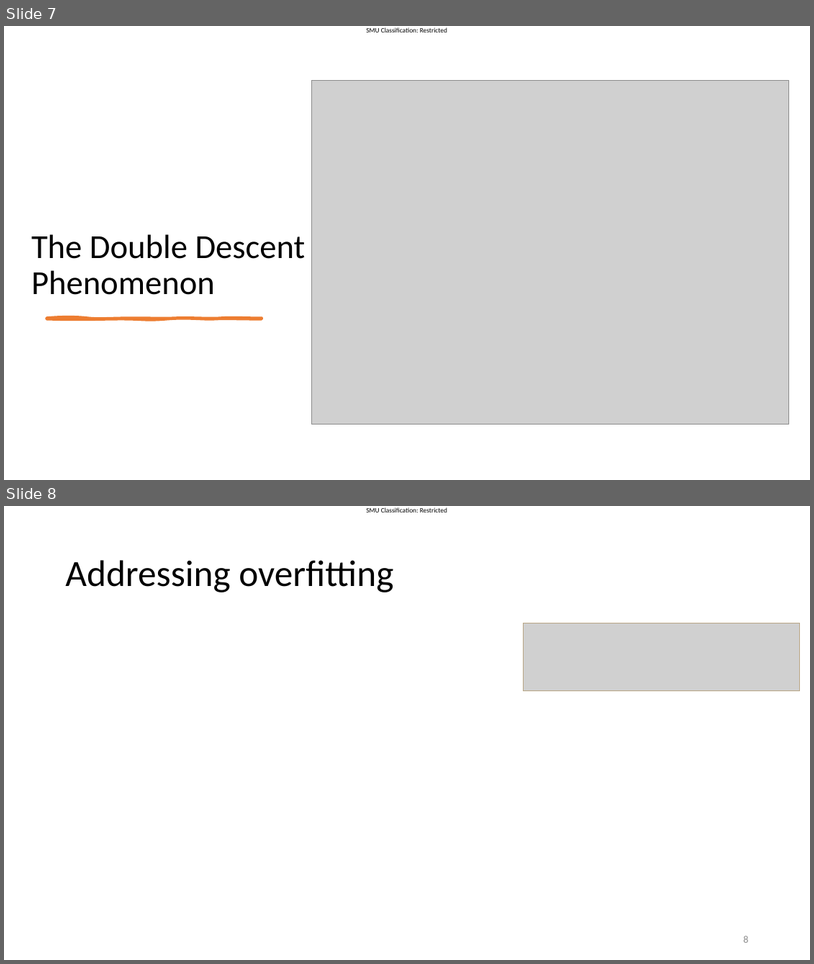
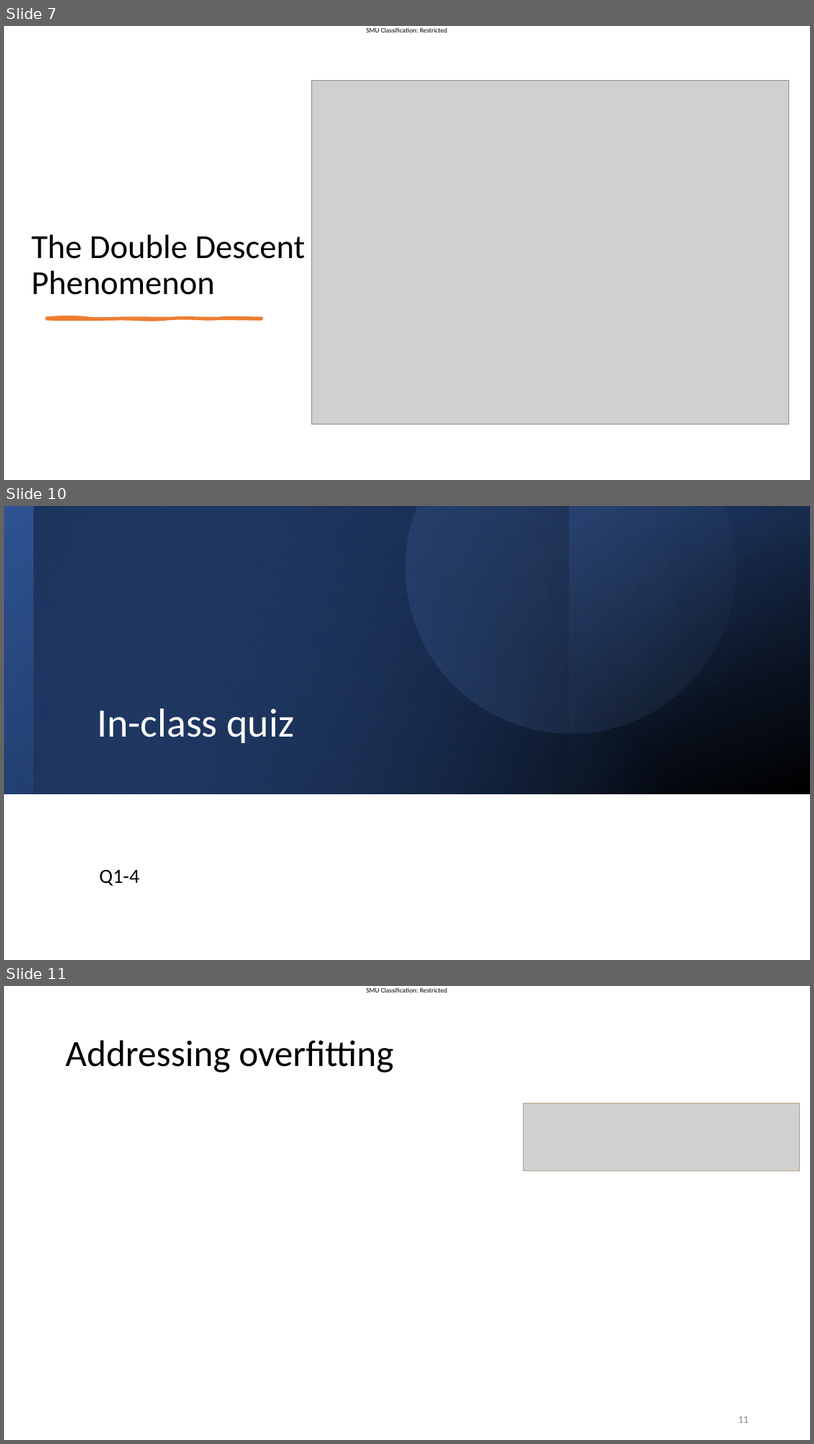
Before and after one commit to SMUMQF2425/qf624_qf632_2025, a slide deck: Lecture slides - Week 7.pptx. Shown one above the other, each under a label of ours: slides 7 and 8 before the commit, slides 7, 10 and 11 after it; the slides between them are not shown. The pictures are 814x964 and 814x1444 pixels, drawn with LibreOffice and Linux fonts; fonts in the diff are those of the drawing; grey boxes stand for pictures. Boxes give left, top, right and bottom in pixels: in the first picture for what was removed or moved away, otherwise in the second. Text is boxed around its words. In the diff, an @@ line names an element or a change of style, - is before the commit and + after.

```diff
--- a/Lecture slides - Week 7.pptx
+++ b/Lecture slides - Week 7.pptx
@@ slide 10 added at (4,506,810,960), background #FFFFFF @@
@@ rectangle added at (4,506,810,794), fill gradient #2F5597 to #000000 @@
@@ rectangle added at (4,506,810,794), fill gradient #4472C4 to #2F5597 @@
@@ rectangle added at (4,506,569,794), fill gradient #203864 to #000000 @@
@@ rectangle added at (34,506,810,794), fill gradient #4472C4 to #000000 @@
@@ freeform shape added at (347,506,777,792), fill gradient #4472C4 to #8FAADC @@
@@ title added at (97,708,294,743), 48 pt, text #FFFFFF @@
+In-class quiz
@@ text added at (99,870,139,885), 24 pt, text #000000 @@
+Q1-4
@@ what was slide 8 is now slide 11 @@
@@ page number at (738,1416,748,1422): text changed @@
-8
+11
```
Also in this commit, not shown: 10 slides changed, 7 other slides added, 1 slide removed, 1 other file.
